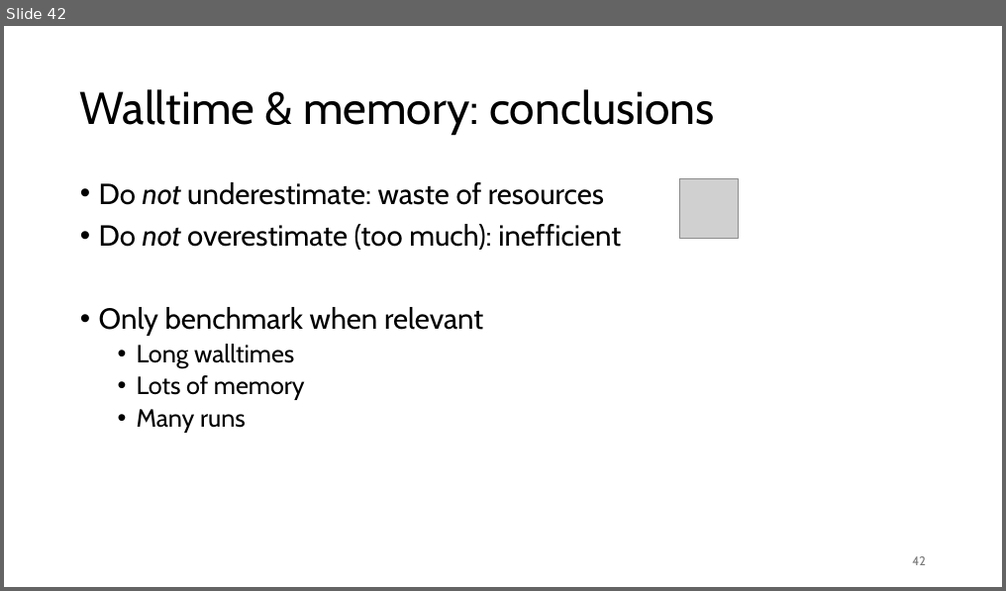
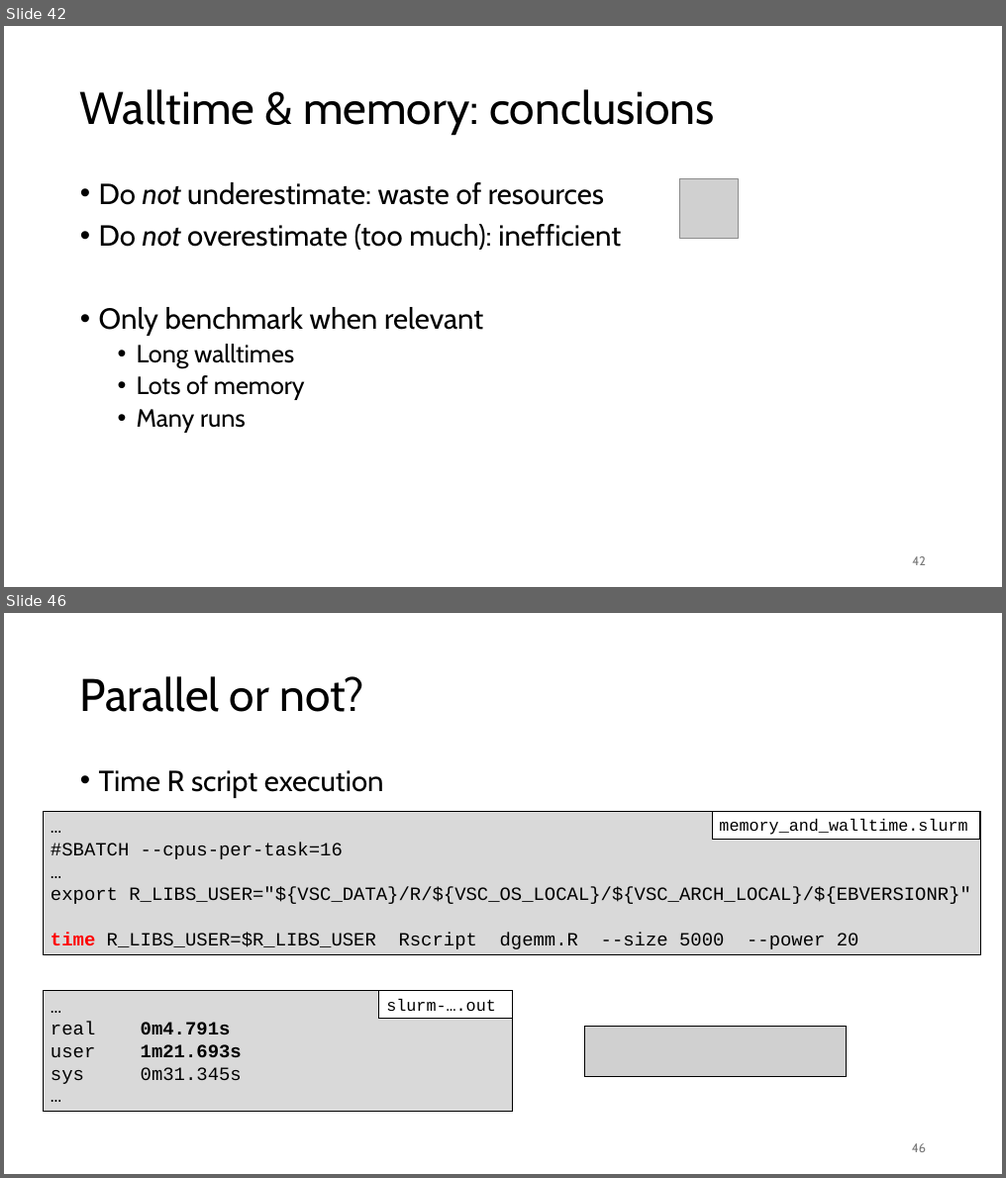
Before and after one commit to gjbex/Best-practices-for-data-science-on-HPC, a slide deck: best_practices_for_data_science_on_hpc.pptx. Shown one above the other, each under a label of ours: slide 42 before the commit, slides 42 and 46 after it; the slides between them are not shown. The pictures are 1006x591 and 1006x1178 pixels, drawn with LibreOffice and Linux fonts; fonts in the diff are those of the drawing; grey boxes stand for pictures. Boxes give left, top, right and bottom in pixels: in the first picture for what was removed or moved away, otherwise in the second. Text is boxed around its words. In the diff, an @@ line names an element or a change of style, - is before the commit and + after.

```diff
--- a/best_practices_for_data_science_on_hpc.pptx
+++ b/best_practices_for_data_science_on_hpc.pptx
@@ slide 46 added at <box>4,613,1002,1174</box>, background #FFFFFF @@
@@ title added at <box>80,676,365,712</box>, 44 pt, text #000000 @@
+Parallel or not?
@@ text added at <box>99,770,384,798</box>, 28 pt, text #000000 @@
+• Time R script execution
@@ rectangle added at <box>43,811,980,956</box>, fill #D9D9D9, outline #000000 0.75 pt, 18 pt, text #000000 @@
+…
+#SBATCH --cpus-per-task=16
+…
+export R_LIBS_USER="${VSC_DATA}/R/${VSC_OS_LOCAL}/${VSC_ARCH_LOCAL}/${EBVERSIONR}"
+time R_LIBS_USER=$R_LIBS_USER Rscript dgemm.R --size 5000 --power 20
@@ rectangle added at <box>712,811,980,839</box>, fill #FFFFFF, outline #000000 0.75 pt, 16 pt, text #000000 @@
+memory_and_walltime.slurm
@@ rectangle added at <box>43,991,512,1112</box>, fill #D9D9D9, outline #000000 0.75 pt, 18 pt, text #000000 @@
+…
+real 0m4.791s
+user 1m21.693s
+sys 0m31.345s
+…
@@ rectangle added at <box>379,991,512,1019</box>, fill #FFFFFF, outline #000000 0.75 pt, 16 pt, text #000000 @@
+slurm-….out
@@ picture added at <box>585,1026,846,1076</box> @@
@@ page number added at <box>912,1144,926,1153</box>, 12 pt, text #797979 @@
+46
```
Also in this commit, not shown: 6 other slides added.
